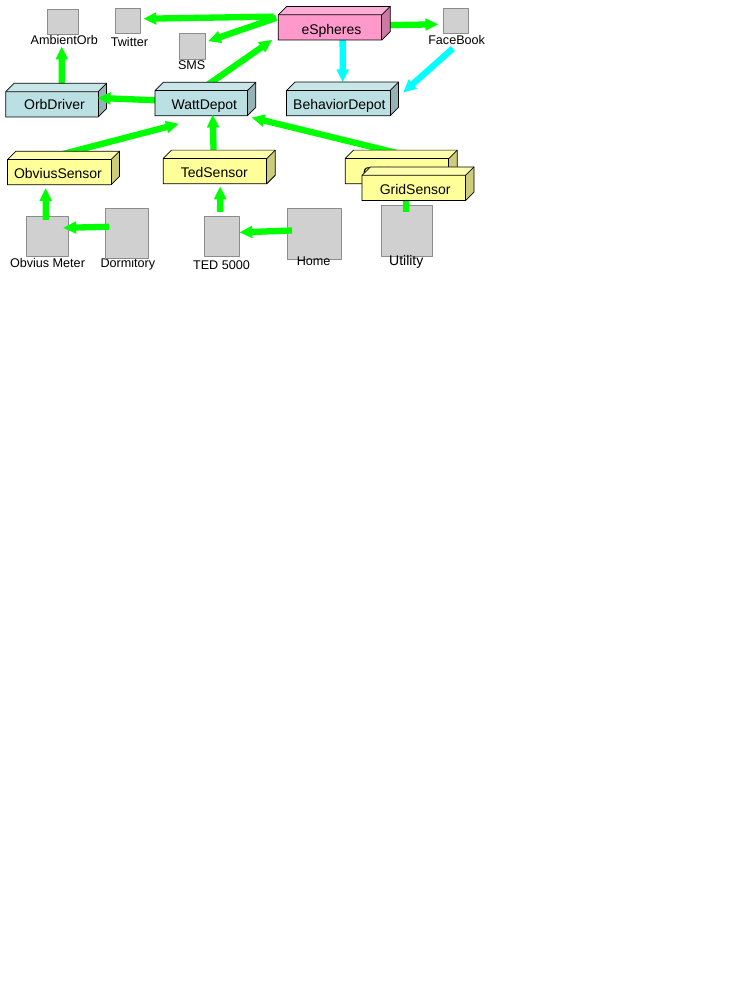
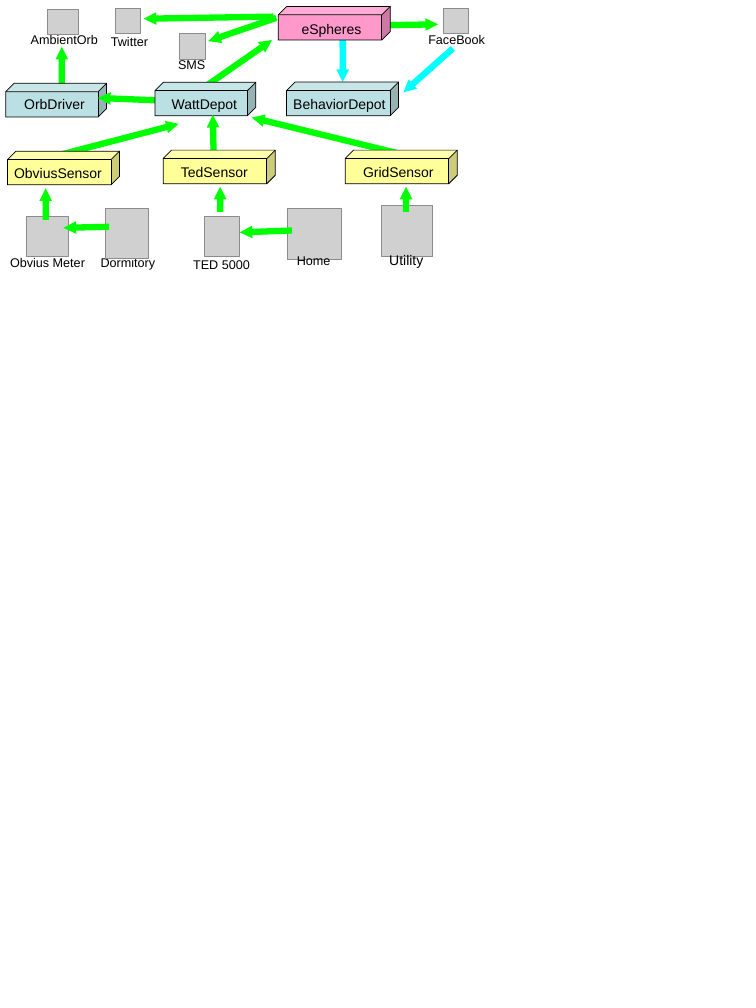
Before and after one commit to csdl/techreports, a slide deck: slide 2 of techreports/09-15/figs.ppt. Drawn at 756x1008 pixels with LibreOffice and Linux fonts; fonts in the diff are those of the drawing; grey boxes stand for pictures. Boxes give left, top, right and bottom in pixels: in the first picture for what was removed or moved away, otherwise in the second. Text is boxed around its words. In the diff, an @@ line names an element or a change of style, - is before the commit and + after.

```diff
--- a/techreports/09-15/figs.ppt
+++ b/techreports/09-15/figs.ppt
@@ cube removed at (x1=362, y1=167, x2=474, y2=201) @@
@@ text removed at (x1=363, y1=166, x2=434, y2=176) @@
-GridSensor
```
Also in this commit, not shown: 4 other files.
